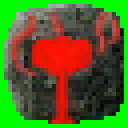
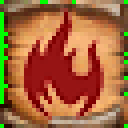
Layers edited between the first and the second 128×128 image:
renamed "avissars.png" to "avissars - Copy.png", painted on it over [8, 4, 120, 124]
showed "Spell-A BGND" over [0, 0, 128, 128]
hid "Spell-B BGND" over [0, 0, 128, 128]
